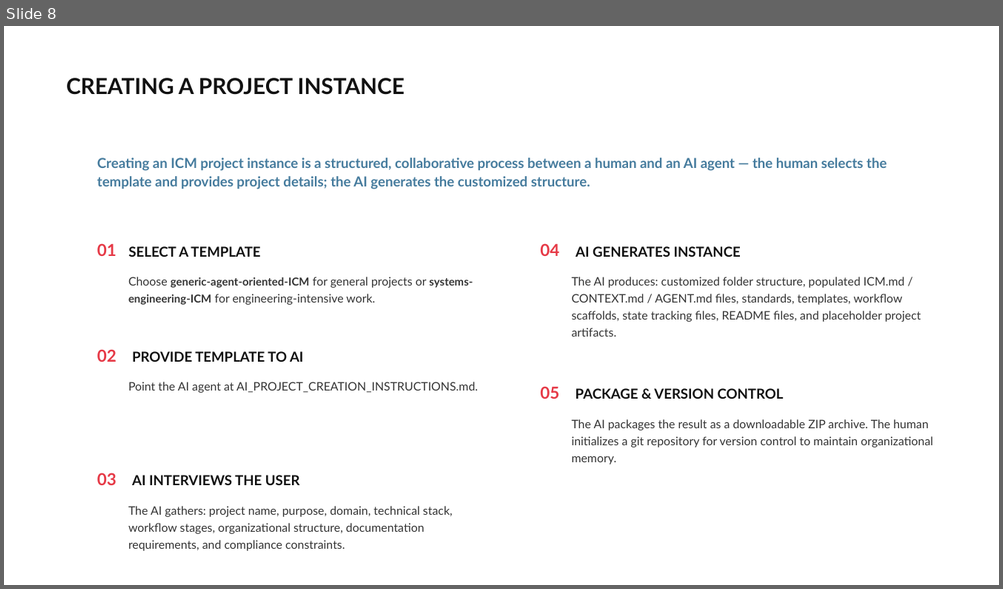
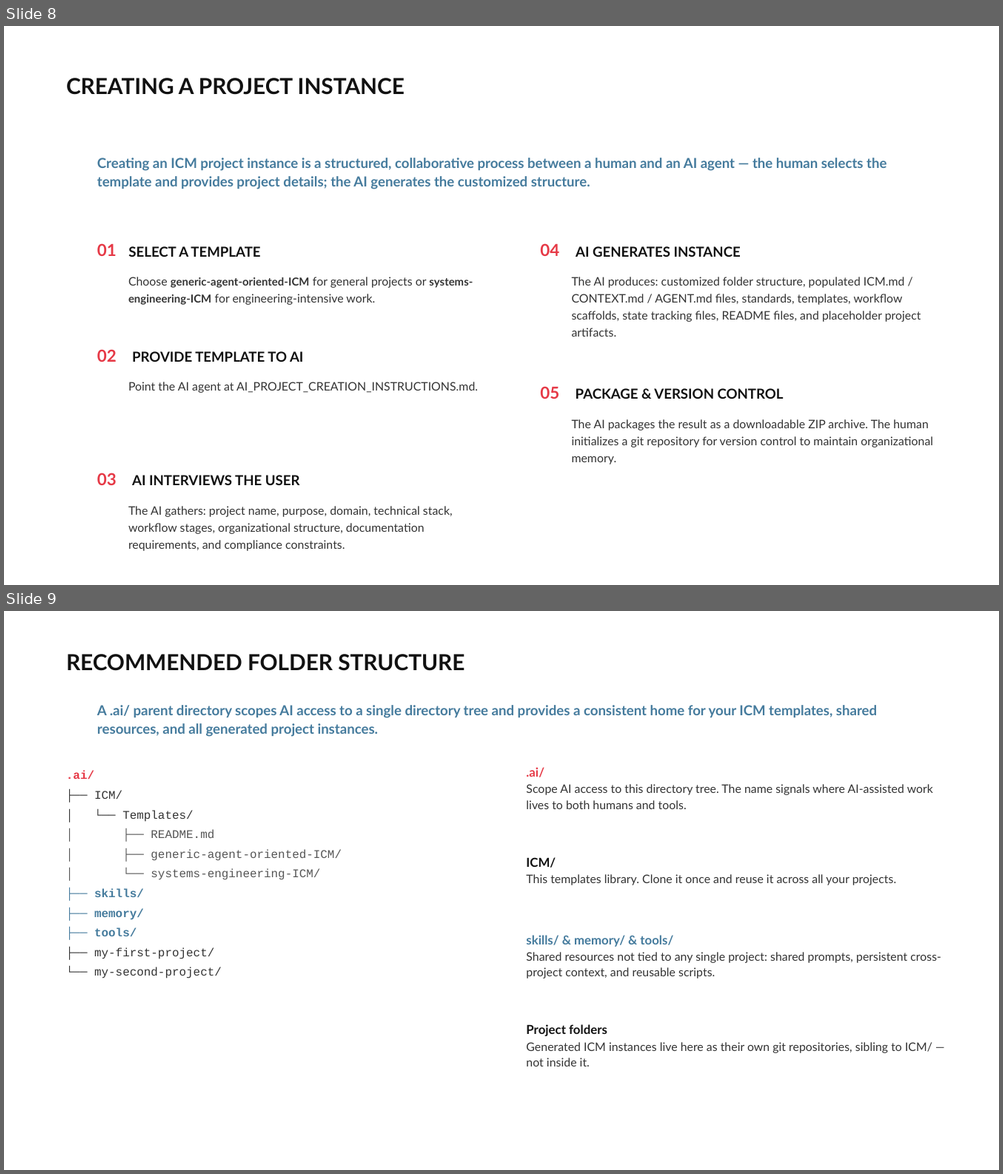
Before and after one commit to NathanForster/ICM, a slide deck: Interpretable_Context_Methodology_(ICM).pptx. Shown one above the other, each under a label of ours: slide 8 before the commit, slides 8 and 9 after it. The pictures are 1003x589 and 1003x1174 pixels, drawn with LibreOffice and Linux fonts; fonts in the diff are those of the drawing; background and template pictures are left out. Boxes give left, top, right and bottom in pixels: in the first picture for what was removed or moved away, otherwise in the second. Text is boxed around its words. In the diff, an @@ line names an element or a change of style, - is before the commit and + after.

```diff
--- a/Interpretable_Context_Methodology_(ICM).pptx
+++ b/Interpretable_Context_Methodology_(ICM).pptx
@@ slide 9 added at (4, 611, 999, 1170), background picture (left out) @@
@@ text added at (66, 654, 464, 671), 16 pt, text #111111, bold @@
+RECOMMENDED FOLDER STRUCTURE
@@ text added at (97, 705, 876, 737), 10 pt, text #457B9D, bold @@
+A .ai/ parent directory scopes AI access to a single directory tree and provides a consistent home for your ICM templates, shared resources, and all generated project instances.
@@ text added at (66, 771, 341, 979), 8.5 pt, text #555555 @@
+.ai/
+├── ICM/
+│ └── Templates/
+│ ├── README.md
+│ ├── generic-agent-oriented-ICM/
+│ └── systems-engineering-ICM/
+├── skills/
+├── memory/
+├── tools/
+├── my-first-project/
+└── my-second-project/
@@ text added at (526, 767, 933, 809), 8.5 pt, text #333333 @@
+.ai/
+Scope AI access to this directory tree. The name signals where AI-assisted work lives to both humans and tools.
@@ text added at (526, 857, 896, 886), 8.5 pt, text #333333 @@
+ICM/
+This templates library. Clone it once and reuse it across all your projects.
@@ text added at (526, 935, 941, 979), 8.5 pt, text #333333 @@
+skills/ & memory/ & tools/
+Shared resources not tied to any single project: shared prompts, persistent cross-project context, and reusable scripts.
@@ text added at (526, 1025, 932, 1067), 8.5 pt, text #333333 @@
+Project folders
+Generated ICM instances live here as their own git repositories, sibling to ICM/ — not inside it.
```
Also in this commit, not shown: 1 other file.
